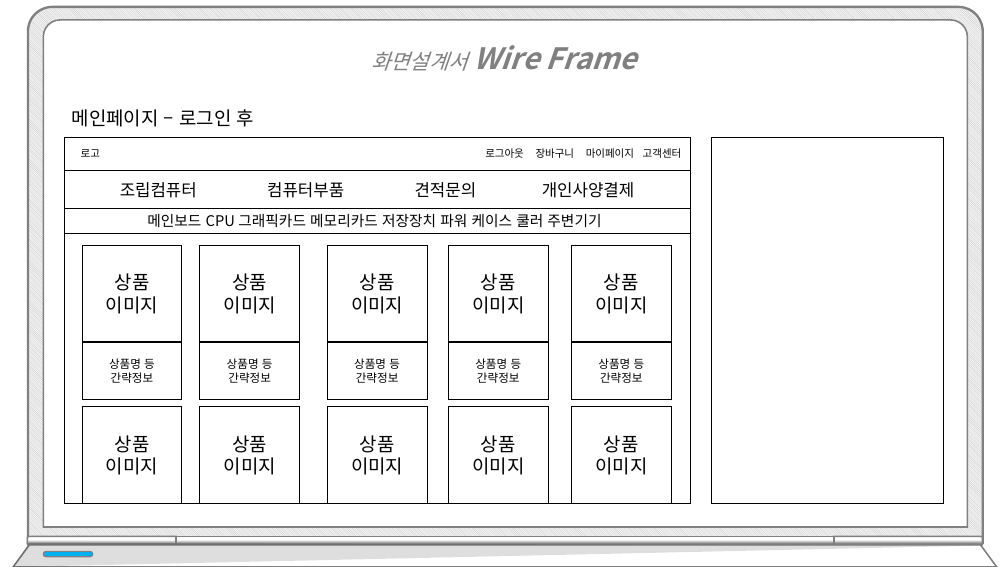
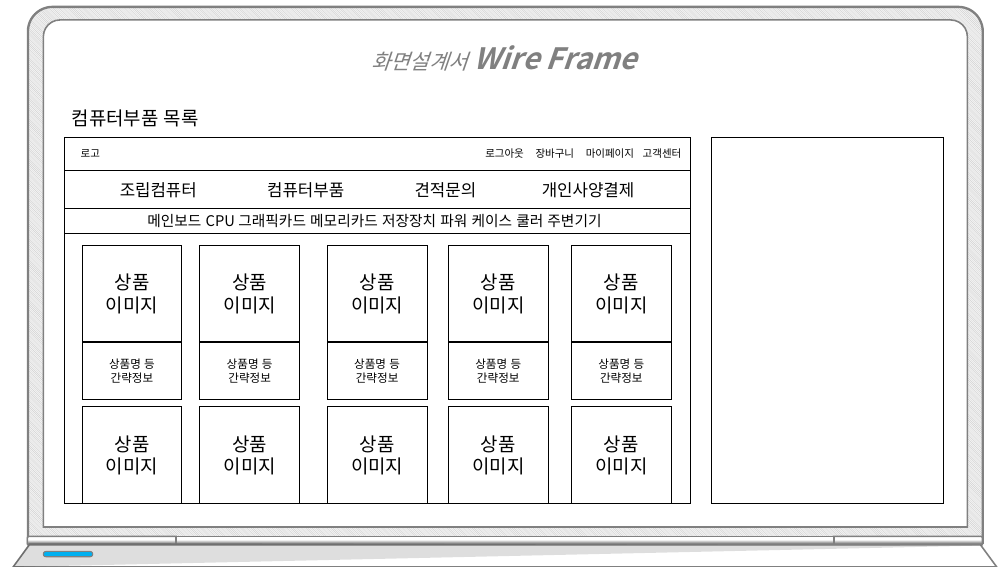
Before and after one commit to hhsw07/ezen-academy-projects, a slide deck: slide 24 of WebContent/발표/프로젝트5.pptx. Drawn at 1008x567 pixels with LibreOffice and Linux fonts; fonts in the diff are those of the drawing. Boxes give left, top, right and bottom in pixels: in the first picture for what was removed or moved away, otherwise in the second. Text is boxed around its words. In the diff, an @@ line names an element or a change of style, - is before the commit and + after.

```diff
--- a/WebContent/발표/프로젝트5.pptx
+++ b/WebContent/발표/프로젝트5.pptx
@@ text at bbox=[72, 109, 199, 127]: text changed @@
-메인페이지 – 로그인 후
+컴퓨터부품 목록
```
Also in this commit, not shown: 3 other slides changed, 5 slides added, 1 other file.
